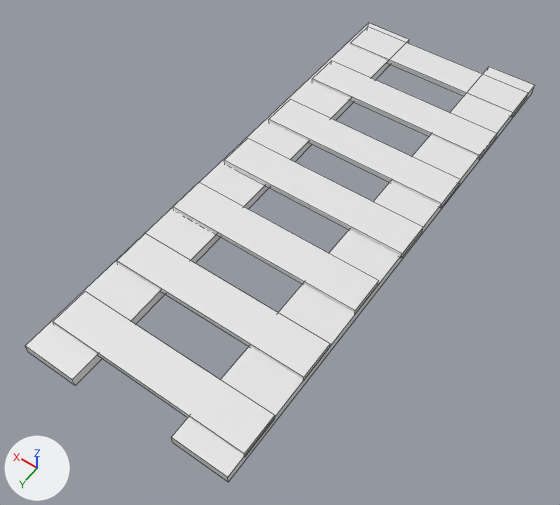
The Blender file Modelos/Via/Via_Tren.blend: old version first, new version second.
Camera for both pictures: a 50 mm camera at (-9.17, 17.43, 14.22) aimed at (-2.43, 8.0, -0.61). Arrows for +X, +Y and +Z are at lower left; the lights stay in place. Mesh edges are drawn as thin lines.
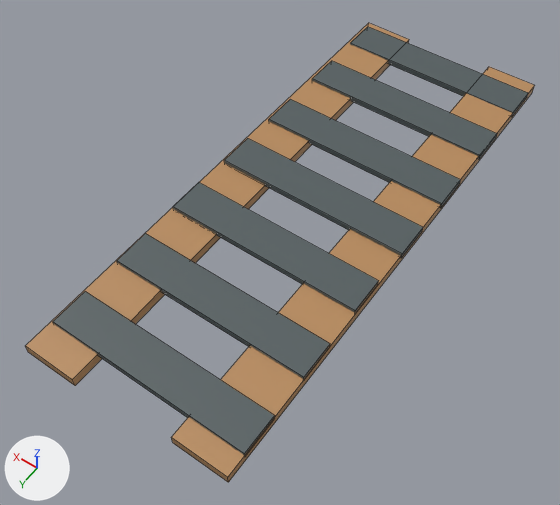
Where the change shows, as pixel boxes (x1, y1, x2, y2) in the pictures (560 x 505 px):
'Cube.001', recoloured
    both: (171, 67, 534, 483)
'Cube.002', recoloured
    both: (25, 23, 409, 386)
'Cube.003', recoloured (white to grey)
    both: (53, 291, 275, 455)
'Cube.004', recoloured (white to grey)
    both: (117, 233, 330, 379)
'Cube.005', recoloured (white to grey)
    both: (173, 182, 379, 313)
'Cube.006', recoloured (white to grey)
    both: (224, 138, 423, 258)
'Cube.007', recoloured (white to grey)
    both: (269, 99, 461, 208)
'Cube.008', recoloured (white to grey)
    both: (312, 61, 497, 159)
'Cube.009', recoloured (white to grey)
    both: (350, 27, 528, 116)

What changed in the scene script:
```text
Add mat_material_002:
    mat_material_002 = principled_material('Material.002')
    mat_material_002.base_color = (0.0887, 0.112, 0.117)  # dark grey #545e60
Add mat_material:
    mat_material = principled_material('Material')
    mat_material.base_color = (0.0887, 0.112, 0.117)  # dark grey #545e60
Add mat_material_001:
    mat_material_001 = principled_material('Material.001')
    mat_material_001.base_color = (0.479, 0.258, 0.107)  # orange #b88b5c
Change me_cube_001:
    where me_cube_001.from_pydata(...)  # 8 vertices, 6 faces; spans x -0.69..0.69, y -6.83..6.83, z -0.13..0.13
    add me_cube_001.materials.append(mat_material_001)  # orange #b88b5c
Change me_cube_002:
    where me_cube_002.from_pydata(...)  # 8 vertices, 6 faces; spans x -0.69..0.69, y -6.83..6.83, z -0.13..0.13
    add me_cube_002.materials.append(mat_material_001)  # orange #b88b5c
Change me_cube_003:
    where me_cube_003.from_pydata(...)  # 8 vertices, 6 faces; spans x -2.55..2.55, y -0.49..0.49, z -0.08..0.08
    add me_cube_003.materials.append(mat_material)  # dark grey #545e60
Change me_cube_004:
    where me_cube_004.from_pydata(...)  # 8 vertices, 6 faces; spans x -2.55..2.55, y -0.49..0.49, z -0.08..0.08
    add me_cube_004.materials.append(mat_material)  # dark grey #545e60
Change me_cube_005:
    where me_cube_005.from_pydata(...)  # 8 vertices, 6 faces; spans x -2.55..2.55, y -0.49..0.49, z -0.08..0.08
    add me_cube_005.materials.append(mat_material)  # dark grey #545e60
Change me_cube_006:
    where me_cube_006.from_pydata(...)  # 8 vertices, 6 faces; spans x -2.55..2.55, y -0.49..0.49, z -0.08..0.08
    add me_cube_006.materials.append(mat_material)  # dark grey #545e60
Change me_cube_007:
    where me_cube_007.from_pydata(...)  # 8 vertices, 6 faces; spans x -2.55..2.55, y -0.49..0.49, z -0.08..0.08
    add me_cube_007.materials.append(mat_material)  # dark grey #545e60
Change me_cube_008:
    where me_cube_008.from_pydata(...)  # 8 vertices, 6 faces; spans x -2.55..2.55, y -0.49..0.49, z -0.08..0.08
    add me_cube_008.materials.append(mat_material)  # dark grey #545e60
Change me_cube_009:
    where me_cube_009.from_pydata(...)  # 8 vertices, 6 faces; spans x -2.55..2.55, y -0.49..0.49, z -0.08..0.08
    add me_cube_009.materials.append(mat_material_002)  # dark grey #545e60
```
